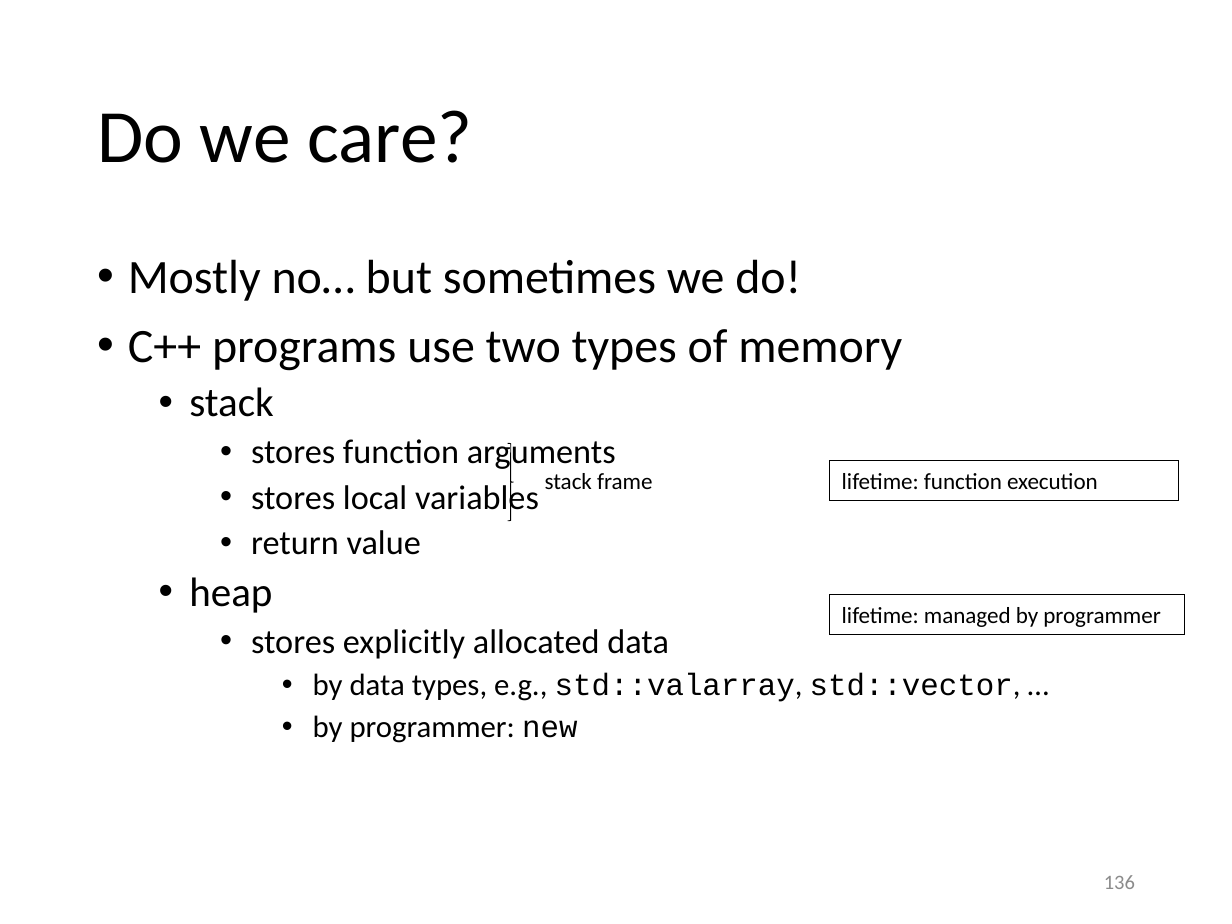
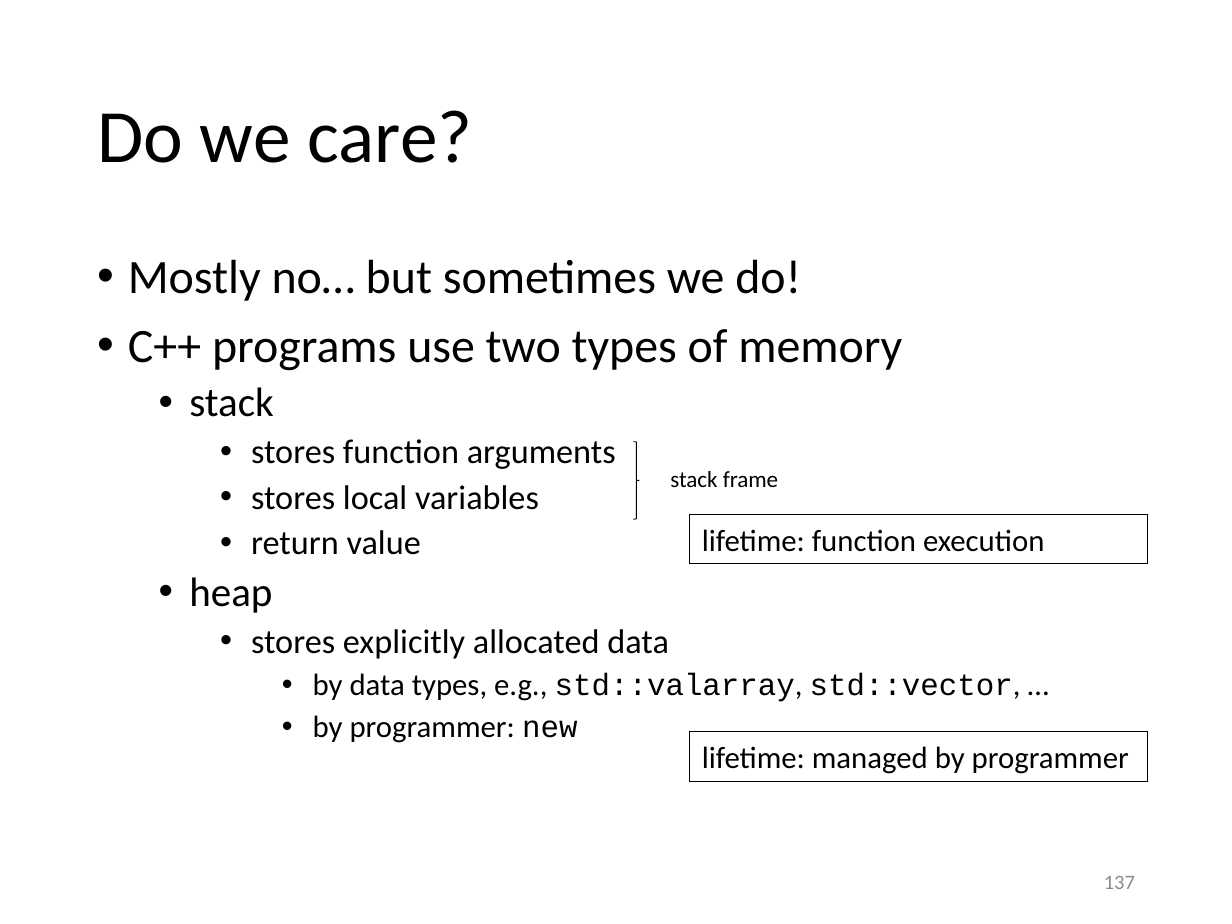
Before and after one commit to gjbex/Scientific-C-plus-plus, a slide deck: slide 137 of scientific_cpp.pptx (slide 136 before the commit). Drawn at 1232x924 pixels with LibreOffice and Linux fonts; fonts in the diff are those of the drawing. Boxes give left, top, right and bottom in pixels: in the first picture for what was removed or moved away, otherwise in the second. Text is boxed around its words. In the diff, an @@ line names an element or a change of style, - is before the commit and + after.

```diff
--- a/scientific_cpp.pptx
+++ b/scientific_cpp.pptx
@@ right brace: place and size @@
-right brace at (508,444,514,521)
+right brace at (633,442,639,520)
@@ text "stack frame": place and size @@
-text "stack frame" at (545,473,652,489)
+text "stack frame" at (670,471,778,487)
@@ rectangle "lifetime: function execution": place and size @@
-rectangle "lifetime: function execution" at (829,461,1178,501)
+rectangle "lifetime: function execution" at (690,514,1147,563)
@@ rectangle "lifetime: function execution" at (690,514,1147,563): size 13.5 to 18 pt @@
@@ rectangle "lifetime: managed by programmer" at (690,732,1147,781): size 13.5 to 18 pt @@
@@ rectangle "lifetime: managed by programmer": place and size @@
-rectangle "lifetime: managed by programmer" at (829,595,1184,636)
+rectangle "lifetime: managed by programmer" at (690,732,1147,781)
@@ page number at (1104,876,1135,889): text changed @@
-136
+137
```
Also in this commit, not shown: 18 other slides changed, 1 slide added.
